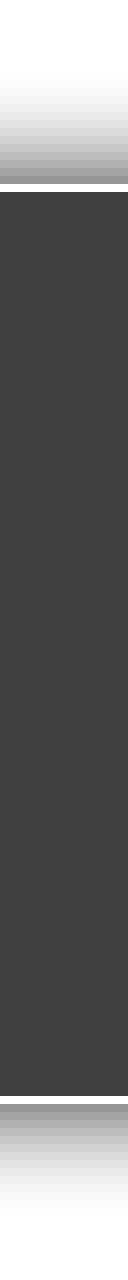
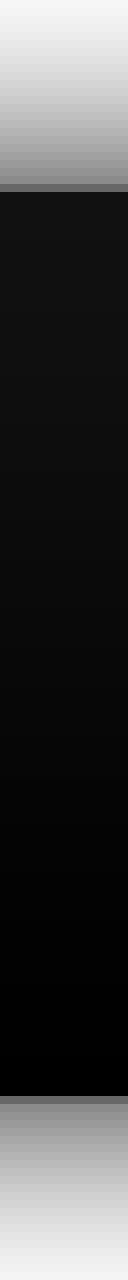
Layered file, before and after one edit (128 × 1280). Changes by layer:
pixels changed over [0, 0, 128, 1280] (layer not identified)
